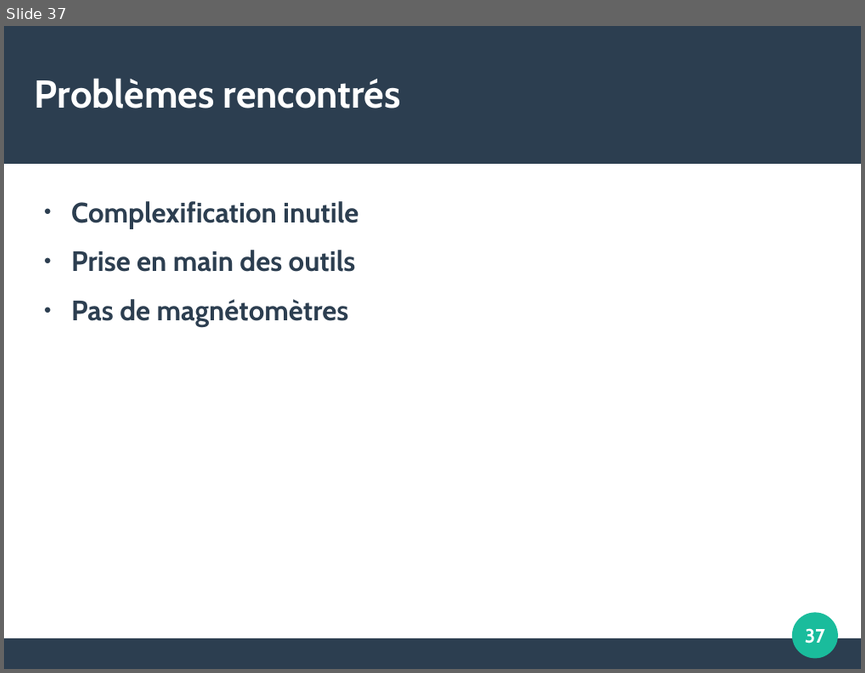
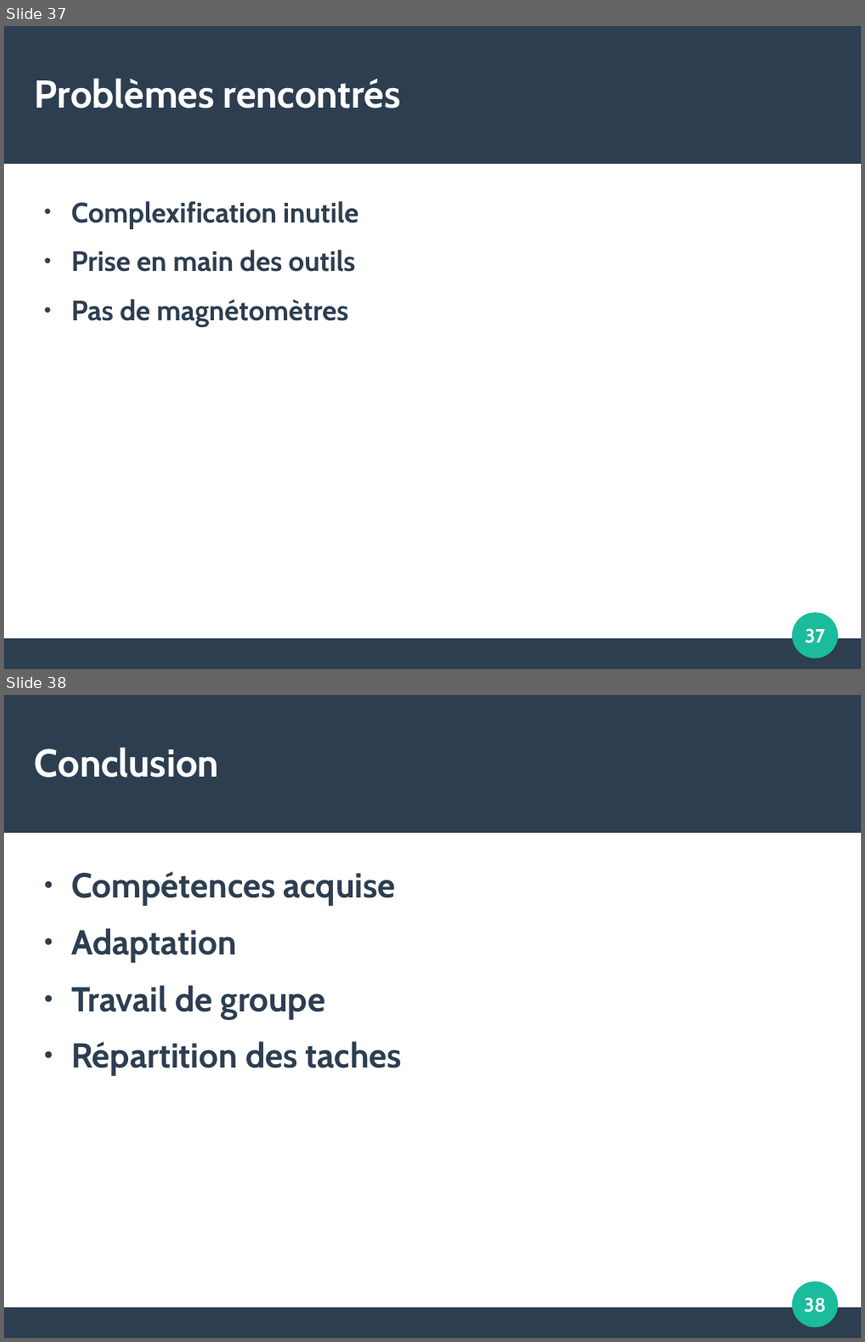
Before and after one commit to Nennala/CoopRobot, a slide deck: soutenance.odp. Shown one above the other, each under a label of ours: slide 37 before the commit, slides 37 and 38 after it. The pictures are 865x673 and 865x1342 pixels, drawn with LibreOffice and Linux fonts; fonts in the diff are those of the drawing. Boxes give left, top, right and bottom in pixels: in the first picture for what was removed or moved away, otherwise in the second. Text is boxed around its words. In the diff, an @@ line names an element or a change of style, - is before the commit and + after.

Commit message:
Conclu

```diff
--- a/soutenance.odp
+++ b/soutenance.odp
@@ slide 38 added at (4,695,861,1338), background #FFFFFF; not listed: 3 template elements that a slide beside it also shows @@
@@ title added at (35,747,219,777), 36 pt, text #FFFFFF, bold @@
+Conclusion
@@ text added at (71,872,402,1076), 32 pt, text #2C3E50, bold @@
+● Compétences acquise
+● Adaptation
+● Travail de groupe
+● Répartition des taches
@@ page number added at (804,1297,826,1312), 18 pt, text #FFFFFF, bold @@
+38
```
Also in this commit, not shown: 10 other files.
